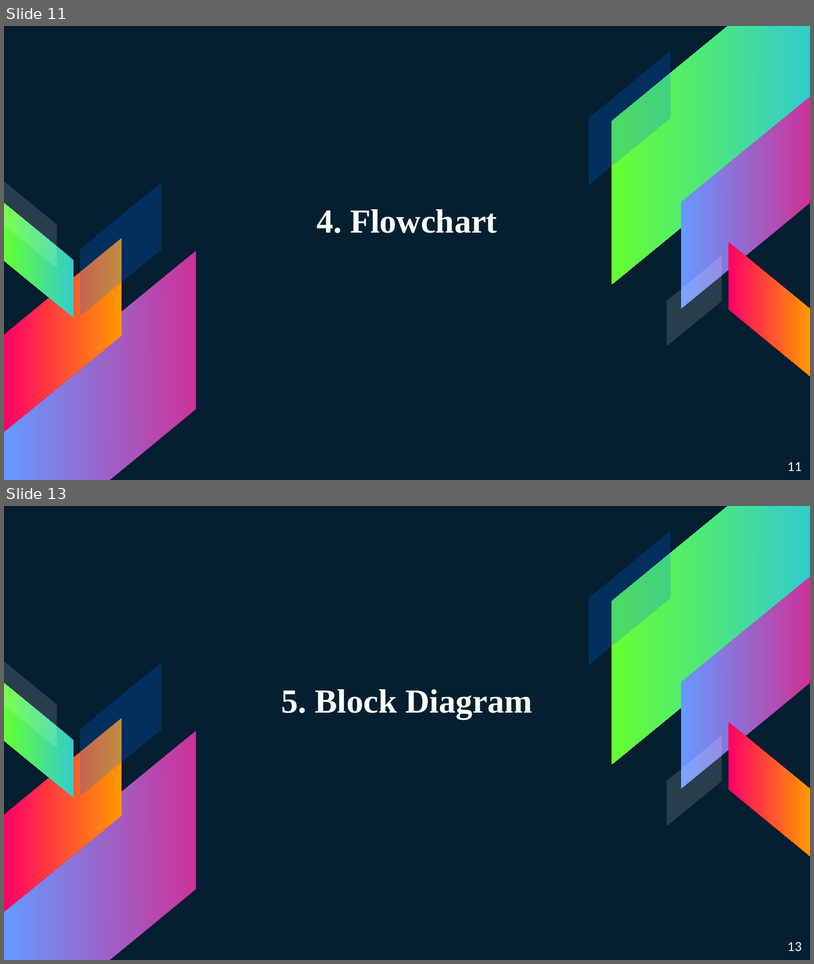
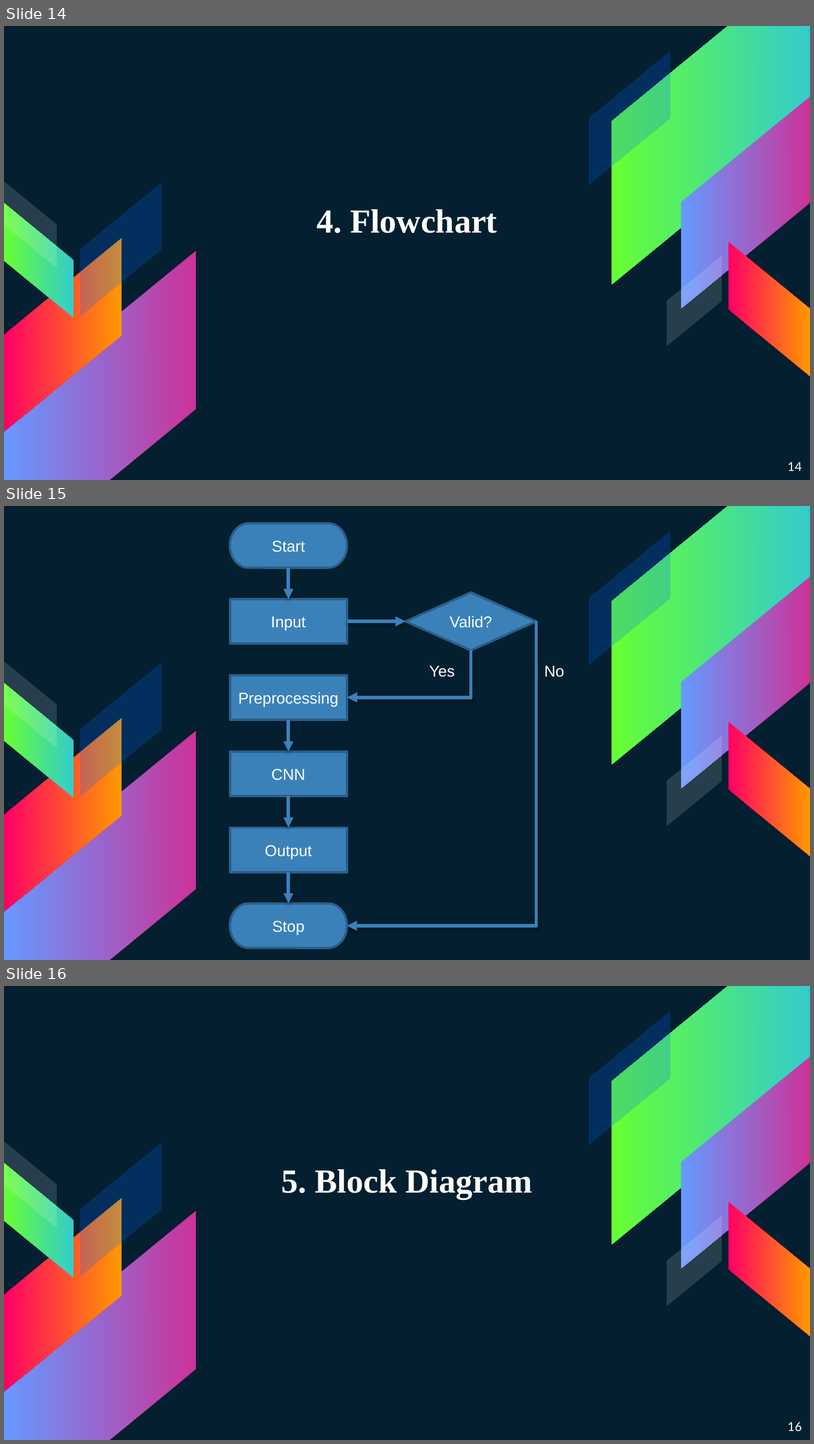
Before and after one commit to 15110383/MachineLearning, a slide deck: MALE.pptx. Shown one above the other, each under a label of ours: slides 11 and 13 before the commit, slides 14, 15 and 16 after it; the slides between them are not shown. The pictures are 814x964 and 814x1444 pixels, drawn with LibreOffice and Linux fonts; fonts in the diff are those of the drawing. Boxes give left, top, right and bottom in pixels: in the first picture for what was removed or moved away, otherwise in the second. Text is boxed around its words. In the diff, an @@ line names an element or a change of style, - is before the commit and + after.

```diff
--- a/MALE.pptx
+++ b/MALE.pptx
@@ slide 15 added at (x1=4, y1=506, x2=810, y2=960), background #041F30; not listed: 10 template elements that a slide beside it also shows @@
@@ pill shape added at (x1=230, y1=523, x2=347, y2=567), fill #3A81BA, outline #2B5F8A 2 pt, 14 pt, text #FFFFFF @@
+Start
@@ arrow added from (288, 568) to (288, 599), #3A81BA 3 pt @@
@@ diamond added at (x1=405, y1=592, x2=536, y2=651), fill #3A81BA, outline #2B5F8A 2 pt, 14 pt, text #FFFFFF @@
+Valid?
@@ rectangle added at (x1=230, y1=599, x2=347, y2=643), fill #3A81BA, outline #2B5F8A 2 pt, 14 pt, text #FFFFFF @@
+Input
@@ arrow added from (348, 621) to (405, 621), #3A81BA 3 pt @@
@@ elbow arrow added from (536, 621) to (348, 925), #3A81BA 3 pt @@
@@ elbow arrow added from (471, 651) to (348, 697), #3A81BA 3 pt @@
@@ text added at (x1=429, y1=666, x2=455, y2=677), 14 pt, text #FFFFFF @@
+Yes
@@ text added at (x1=545, y1=666, x2=564, y2=677), 14 pt, text #FFFFFF @@
+No
@@ rectangle added at (x1=230, y1=675, x2=347, y2=720), fill #3A81BA, outline #2B5F8A 2 pt, 14 pt, text #FFFFFF @@
+Preprocessing
@@ arrow added from (288, 720) to (288, 751), #3A81BA 3 pt @@
@@ rectangle added at (x1=230, y1=751, x2=347, y2=795), fill #3A81BA, outline #2B5F8A 2 pt, 14 pt, text #FFFFFF @@
+CNN
@@ arrow added from (288, 795) to (288, 827), #3A81BA 3 pt @@
@@ rectangle added at (x1=230, y1=827, x2=347, y2=871), fill #3A81BA, outline #2B5F8A 2 pt, 14 pt, text #FFFFFF @@
+Output
@@ arrow added from (288, 872) to (288, 903), #3A81BA 3 pt @@
@@ pill shape added at (x1=230, y1=903, x2=347, y2=947), fill #3A81BA, outline #2B5F8A 2 pt, 14 pt, text #FFFFFF @@
+Stop
@@ what was slide 11 is now slide 14 @@
@@ page number at (x1=788, y1=462, x2=803, y2=471): text changed @@
-11
+14
@@ what was slide 13 is now slide 16 @@
@@ page number at (x1=788, y1=1422, x2=803, y2=1431): text changed @@
-13
+16
```
Also in this commit, not shown: 2 slides changed, 6 other slides added, 4 slides removed, 1 other file.
